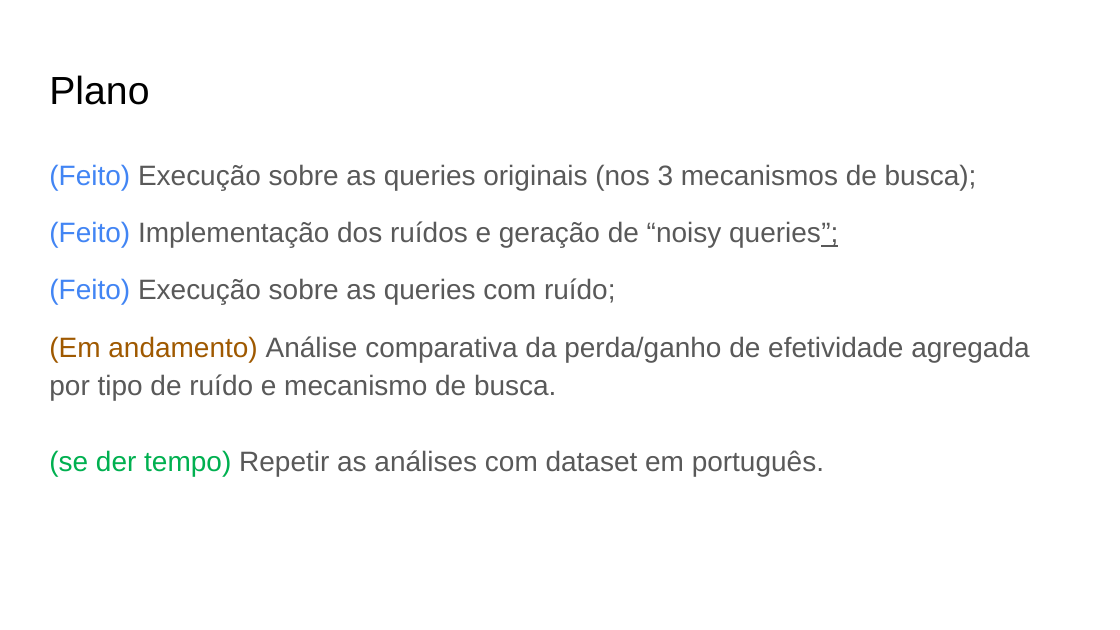
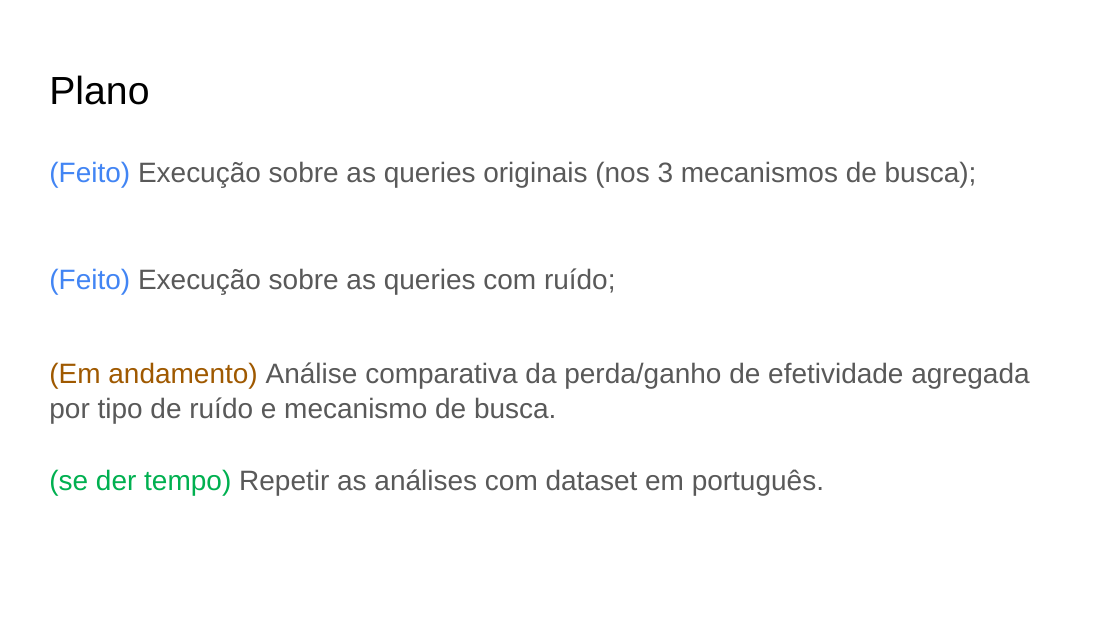
Before and after one commit to leonardo3108/robustez-query, a slide deck: slide 3 of docs/presentations/Apresentação 3 - 20211124.pptx. Drawn at 1120x630 pixels with LibreOffice and Linux fonts; fonts in the diff are those of the drawing. Boxes give left, top, right and bottom in pixels: in the first picture for what was removed or moved away, otherwise in the second. Text is boxed around its words. In the diff, an @@ line names an element or a change of style, - is before the commit and + after.

```diff
--- a/docs/presentations/Apresentação 3 - 20211124.pptx
+++ b/docs/presentations/Apresentação 3 - 20211124.pptx
@@ text "(Feito) Execução sobre as queries ..." at (49,161,1029,496): line spacing 1.15 to 1.05 @@
@@ text at (49,221,838,247): paragraph removed @@
-(Feito) Implementação dos ruídos e geração de “noisy queries”;
```
Also in this commit, not shown: 4 slides added.
